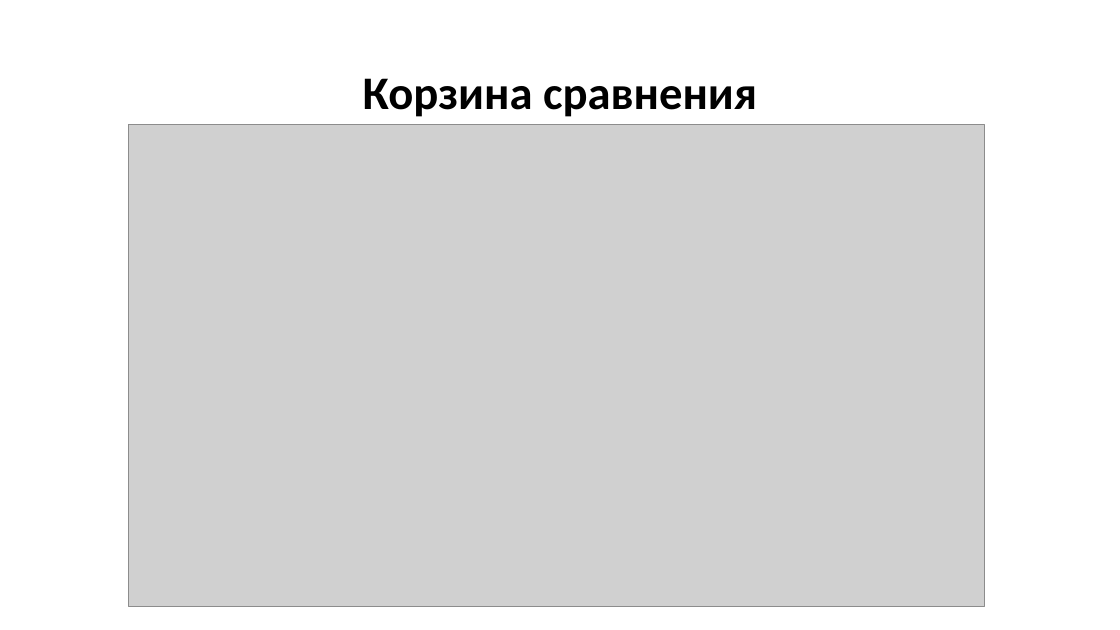
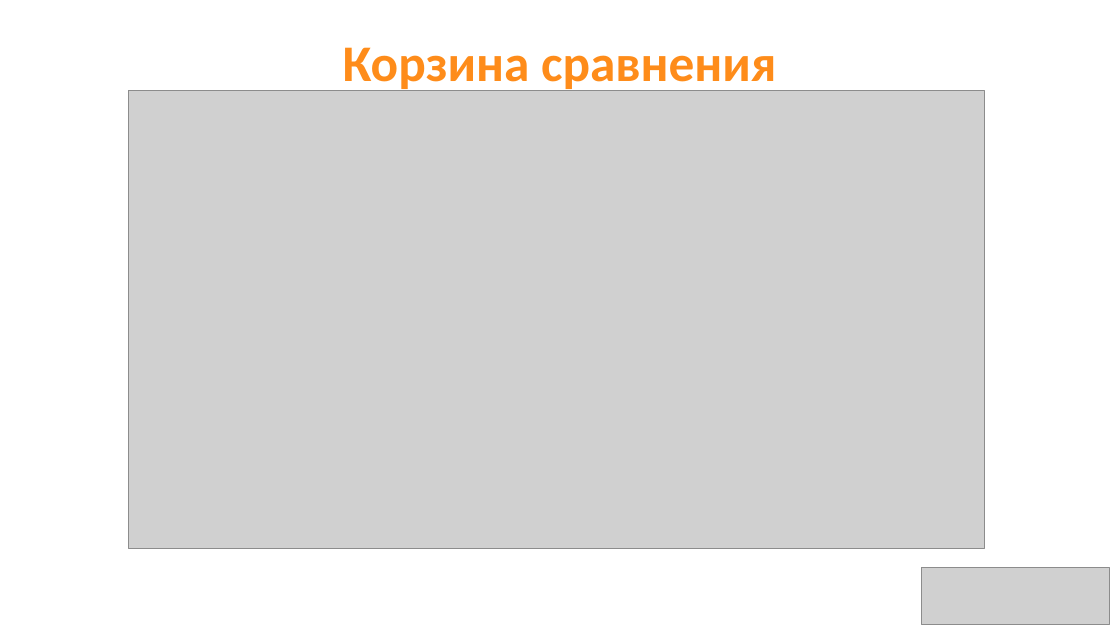
Before and after one commit to aaalace/D-Compare, a slide deck: slide 9 of presentation.pptx (slide 6 before the commit). Drawn at 1120x630 pixels with LibreOffice and Linux fonts; fonts in the diff are those of the drawing; grey boxes stand for pictures. Boxes give left, top, right and bottom in pixels: in the first picture for what was removed or moved away, otherwise in the second. Text is boxed around its words. In the diff, an @@ line names an element or a change of style, - is before the commit and + after.

```diff
--- a/presentation.pptx
+++ b/presentation.pptx
@@ title "Корзина сравнения" at [343,47,776,94]: size 40 to 44 pt, text colour #000000 to #FE8C1A @@
@@ picture: place and size @@
-picture at [129,125,985,607]
+picture at [129,91,985,549]
@@ picture added at [922,568,1109,625] @@
```
Also in this commit, not shown: 7 other slides changed, 3 slides added, 1 other file.
